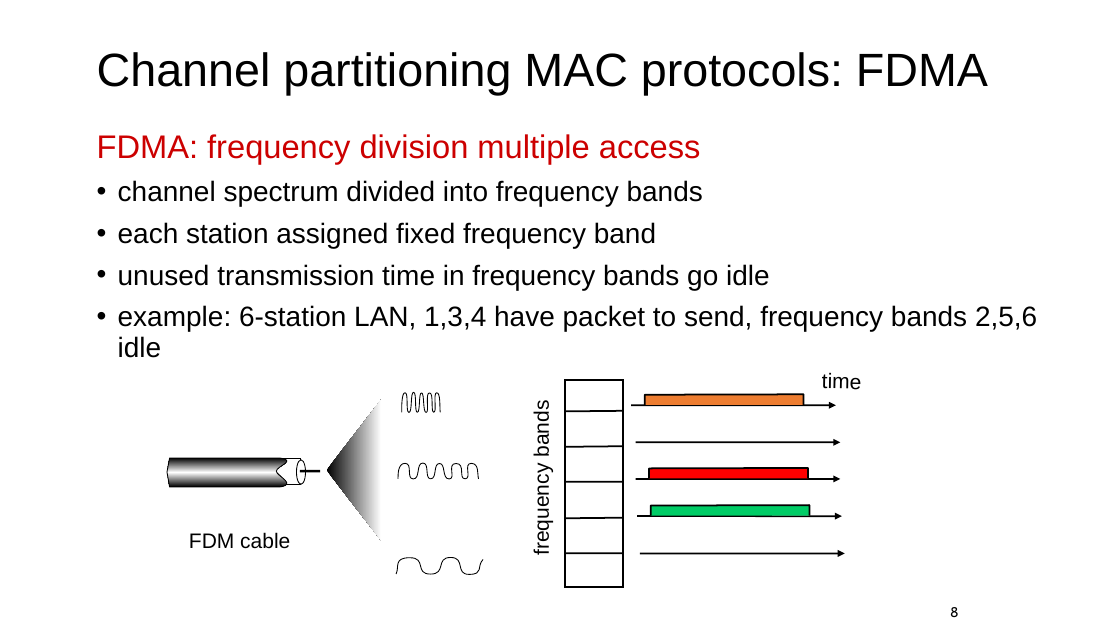
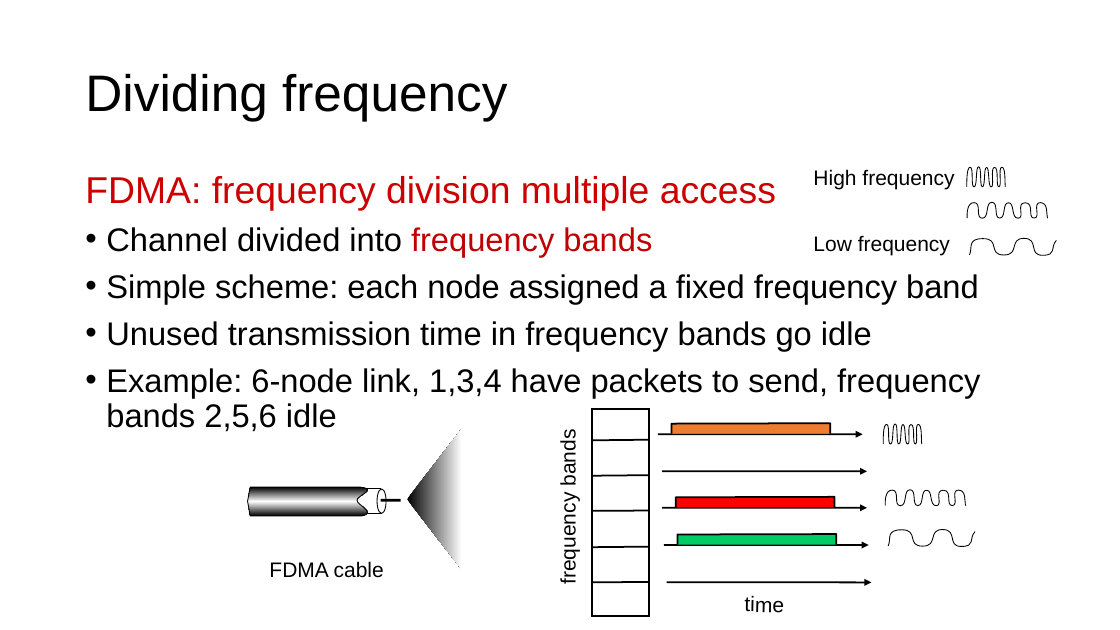
Before and after one commit to ngsrinivas/coursegen, a slide deck: slide 12 of ex/352-S21/staging/352-S21/lectures/link-medium-access-control.pptx (slide 8 before the commit). Drawn at 1120x630 pixels with LibreOffice and Linux fonts; fonts in the diff are those of the drawing. Boxes give left, top, right and bottom in pixels: in the first picture for what was removed or moved away, otherwise in the second. Text is boxed around its words. In the diff, an @@ line names an element or a change of style, - is before the commit and + after.

Commit message:
Add medium access control lecture

```diff
--- a/ex/352-S21/staging/352-S21/lectures/link-medium-access-control.pptx
+++ b/ex/352-S21/staging/352-S21/lectures/link-medium-access-control.pptx
@@ title removed at <box>97,52,988,95</box> @@
-Channel partitioning MAC protocols: FDMA
@@ title added at <box>85,73,507,121</box>, 44 pt, text #000000 @@
+Dividing frequency
@@ text "FDMA: frequency division multiple access": place and size @@
-text "FDMA: frequency division multiple access" at <box>97,134,1037,358</box>
+text "FDMA: frequency division multiple access" at <box>85,176,980,432</box>
@@ text at <box>85,176,776,210</box>: size 28 to 32 pt in "FDMA: frequency division multiple access" @@
@@ text at <box>106,227,980,432</box>: text changed; size 24 to 28 pt @@
-• channel spectrum divided into frequency bands
-• each station assigned fixed frequency band
-• unused transmission time in frequency bands go idle
-• example: 6-station LAN, 1,3,4 have packet to send, frequency bands 2,5,6 idle
+• Channel divided into frequency bands
+• Simple scheme: each node assigned a fixed frequency band
+• Unused transmission time in frequency bands go idle
+• Example: 6-node link, 1,3,4 have packets to send, frequency bands 2,5,6 idle
@@ group added at <box>813,167,1058,256</box>: 3 freeform shapes, 2 texts @@
+High frequency
+Low frequency
@@ arrow moved from (636, 443) - (840, 443) to (658, 434) - (863, 434) @@
@@ freeform shape: place and size @@
-freeform shape at <box>402,392,441,413</box>
+freeform shape at <box>883,424,923,444</box>
@@ 3 arrows: place and size @@
-3 arrows at <box>636,479,845,554</box>
+3 arrows at <box>662,471,869,545</box>
@@ 2 freeform shapes, 1 rectangle, 1 ellipse, 1 line: place and size @@
-2 freeform shapes, 1 rectangle, 1 ellipse, 1 line at <box>167,400,381,541</box>
+2 freeform shapes, 1 rectangle, 1 ellipse, 1 line at <box>248,429,462,570</box>
@@ 3 freeform shapes, 1 text, 1 rectangle: place and size @@
-3 freeform shapes, 1 text, 1 rectangle at <box>530,381,810,587</box>
+3 freeform shapes, 1 text, 1 rectangle at <box>557,409,836,616</box>
@@ freeform shape: place and size @@
-freeform shape at <box>397,463,480,479</box>
+freeform shape at <box>885,490,967,506</box>
@@ 4 lines: place and size @@
-4 lines at <box>565,446,623,554</box>
+4 lines at <box>592,439,649,547</box>
@@ freeform shape: place and size @@
-freeform shape at <box>393,558,484,575</box>
+freeform shape at <box>886,529,976,546</box>
@@ text at <box>269,561,384,578</box>: text changed @@
-FDM cable
+FDMA cable
@@ line moved from (565, 412) - (623, 411) to (592, 582) - (649, 582) @@
@@ arrow moved from (631, 405) - (836, 405) to (667, 582) - (871, 582) @@
@@ text "time": place and size @@
-text "time" at <box>822,372,862,390</box>
+text "time" at <box>744,595,784,613</box>
@@ page number removed at <box>950,607,959,617</box> @@
-8
```
Also in this commit, not shown: 16 other slides changed, 37 slides added, 6 slides removed, 1 other file.
